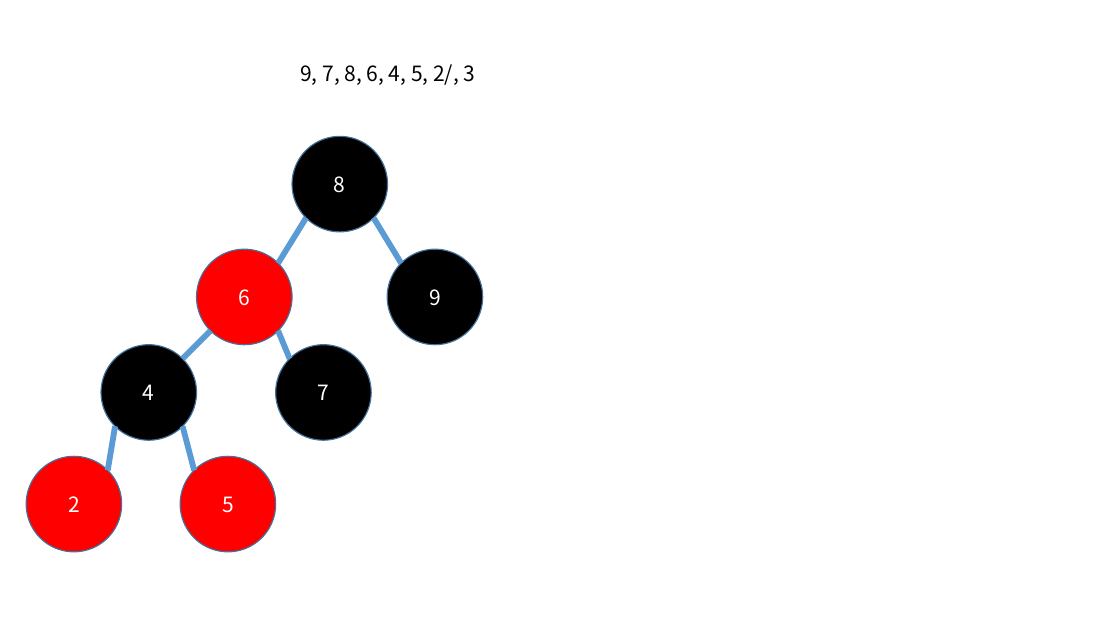
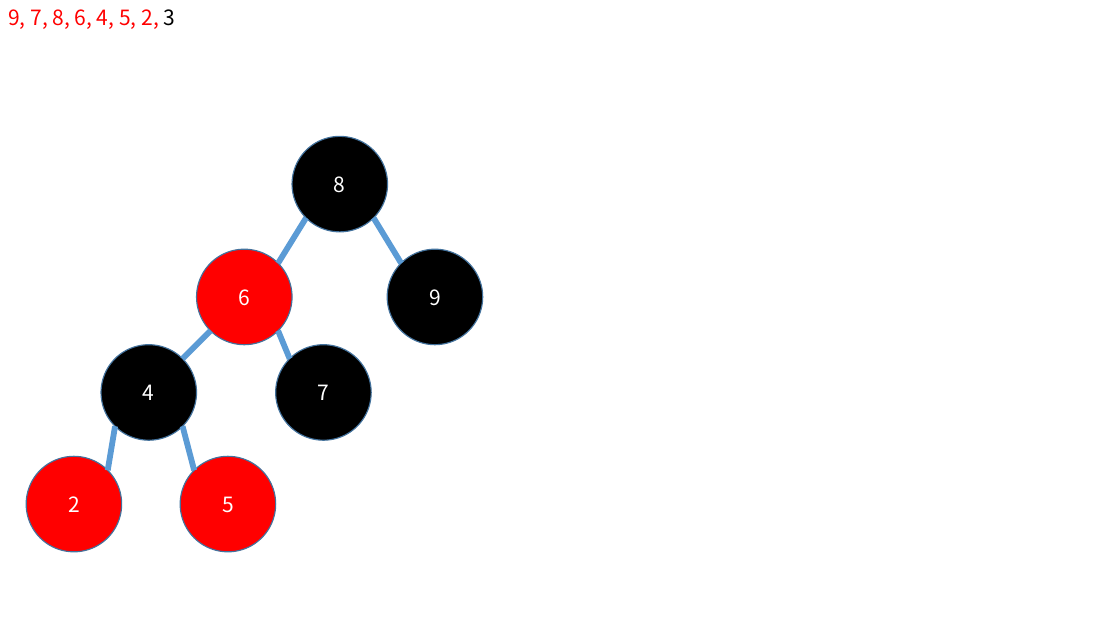
Before and after one commit to ClumsyTurtleWany/Wany_Project, a slide deck: slide 5 of DOC/Tree_1/Red-Black Tree.pptx. Drawn at 1120x630 pixels with LibreOffice and Linux fonts; fonts in the diff are those of the drawing. Boxes give left, top, right and bottom in pixels: in the first picture for what was removed or moved away, otherwise in the second. Text is boxed around its words. In the diff, an @@ line names an element or a change of style, - is before the commit and + after.

```diff
--- a/DOC/Tree_1/Red-Black Tree.pptx
+++ b/DOC/Tree_1/Red-Black Tree.pptx
@@ text at [8,9,176,29]: text changed; text colour #000000 to #FF0000 @@
-9, 7, 8, 6, 4, 5, 2/, 3
+9, 7, 8, 6, 4, 5, 2, 3
```
Also in this commit, not shown: 6 other slides changed, 1 other file.
